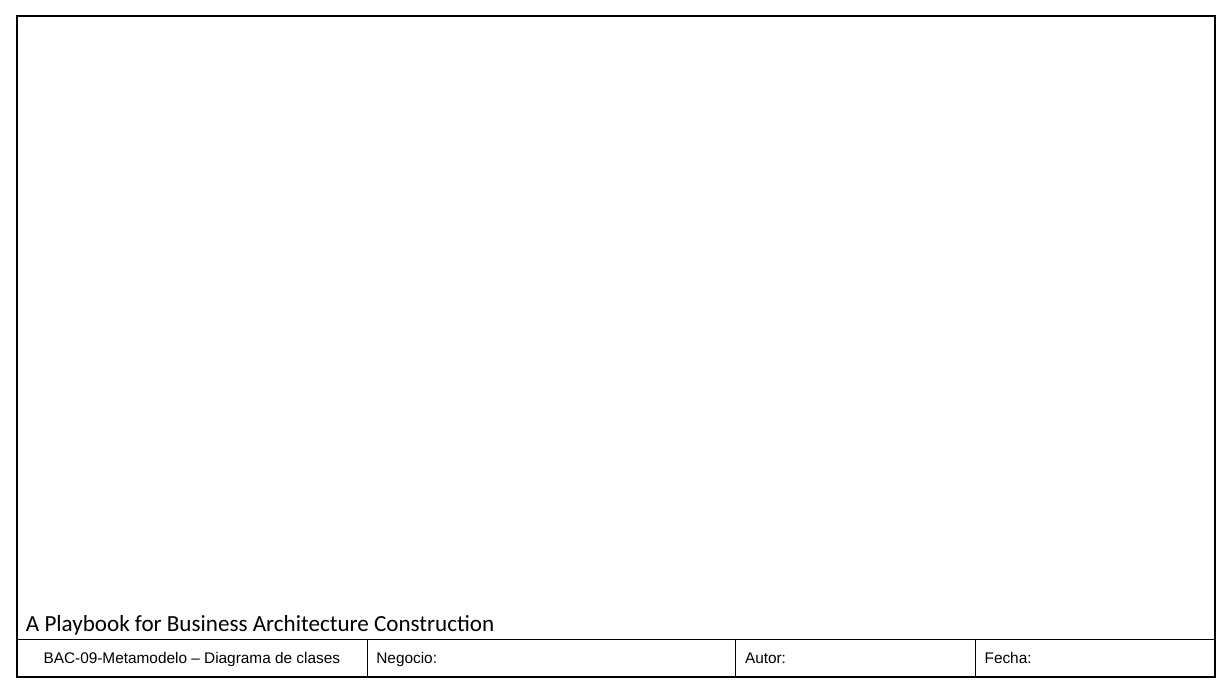
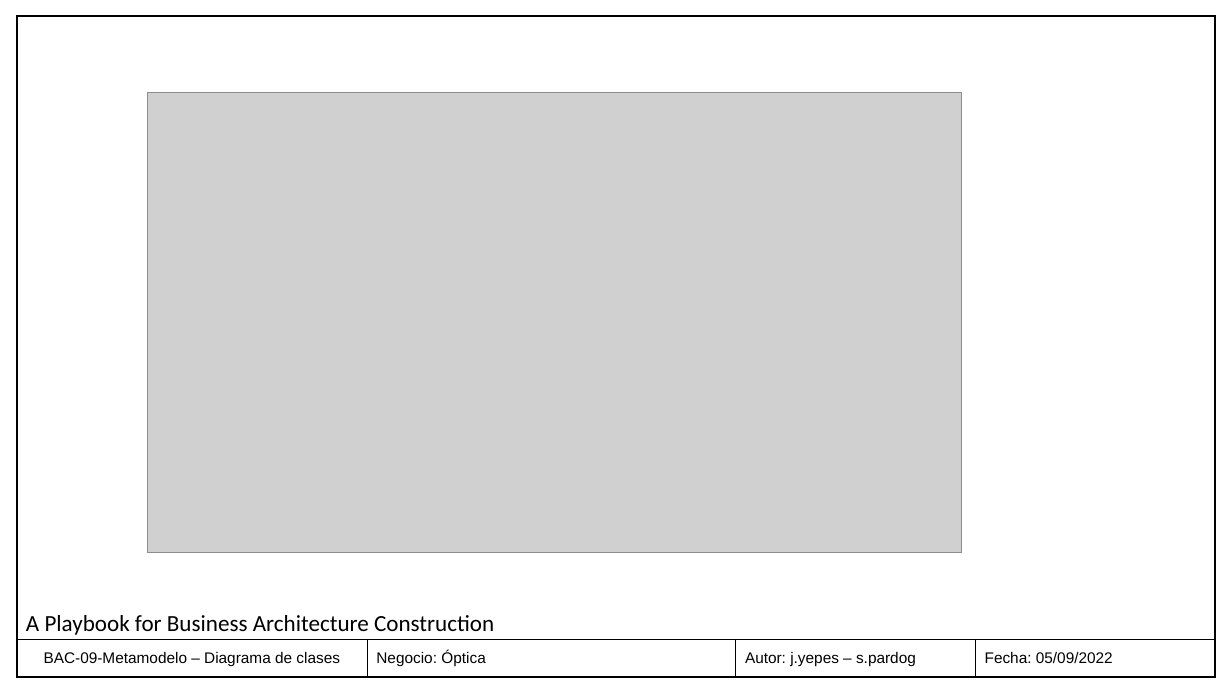
Before and after one commit to sergio-juandiego/arquiemp, a slide deck: slide 1 of HT-4/Optica BAC-09-Metamodelo.pptx. Drawn at 1232x693 pixels with LibreOffice and Linux fonts; fonts in the diff are those of the drawing; grey boxes stand for pictures. Boxes give left, top, right and bottom in pixels: in the first picture for what was removed or moved away, otherwise in the second. Text is boxed around its words. In the diff, an @@ line names an element or a change of style, - is before the commit and + after.

```diff
--- a/HT-4/Optica BAC-09-Metamodelo.pptx
+++ b/HT-4/Optica BAC-09-Metamodelo.pptx
@@ picture added at bbox=[147, 92, 961, 553] @@
@@ table at bbox=[17, 640, 1214, 677] @@
-row 1: BAC-09-Metamodelo – Diagrama de clases | Negocio: | Autor: | Fecha:
+row 1: BAC-09-Metamodelo – Diagrama de clases | Negocio: Óptica | Autor: j.yepes – s.pardog | Fecha: 05/09/2022
```
Also in this commit, not shown: 2 other files.
